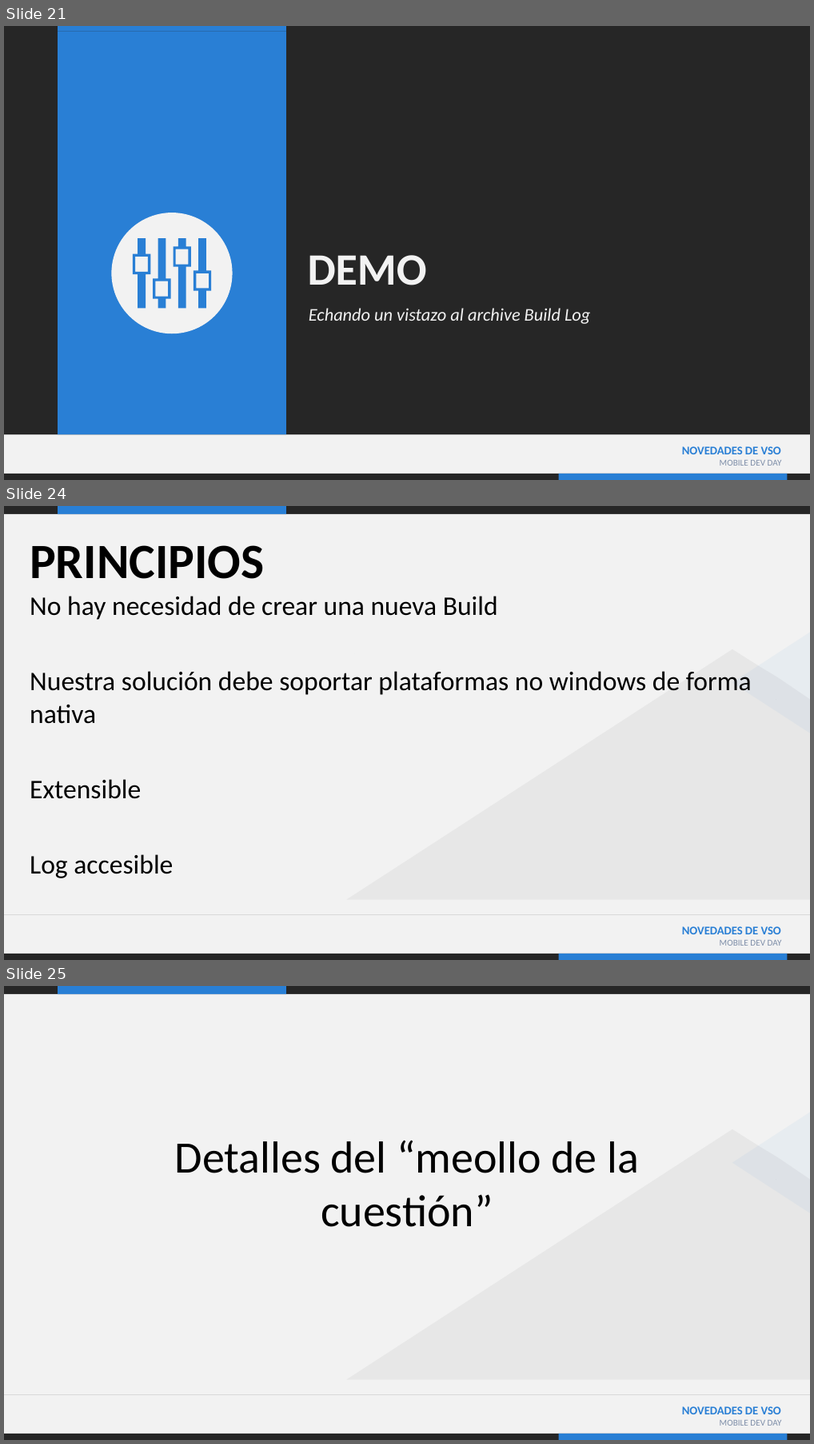
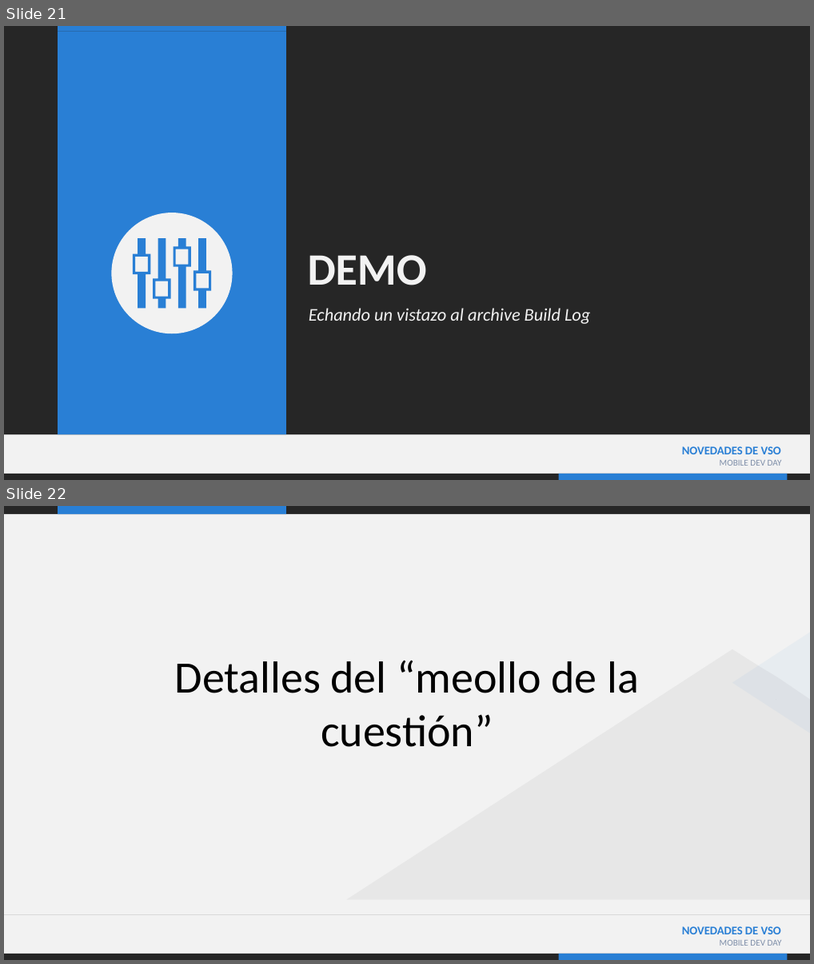
Before and after one commit to jsuarezruiz/Events, a slide deck: Mobile Dev Day/03. Novedades VSO.pptx. Shown one above the other, each under a label of ours: slides 21, 24 and 25 before the commit, slides 21 and 22 after it; the slides between them are not shown. The pictures are 814x1444 and 814x964 pixels, drawn with LibreOffice and Linux fonts; fonts in the diff are those of the drawing. Boxes give left, top, right and bottom in pixels: in the first picture for what was removed or moved away, otherwise in the second. Text is boxed around its words. In the diff, an @@ line names an element or a change of style, - is before the commit and + after.

```diff
--- a/Mobile Dev Day/03. Novedades VSO.pptx
+++ b/Mobile Dev Day/03. Novedades VSO.pptx
@@ slide 24 removed at (x1=4, y1=506, x2=810, y2=960), background #F2F2F2; not listed: 9 template elements that a slide beside it also shows @@
@@ title removed at (x1=30, y1=545, x2=264, y2=579) @@
-PRINCIPIOS
@@ text removed at (x1=30, y1=596, x2=752, y2=878) @@
-No hay necesidad de crear una nueva Build
-Nuestra solución debe soportar plataformas no windows de forma nativa
-Extensible
-Log accesible
@@ what was slide 25 is now slide 22 @@
```
Also in this commit, not shown: 1 slide changed, 4 other slides removed, 1 other file.
